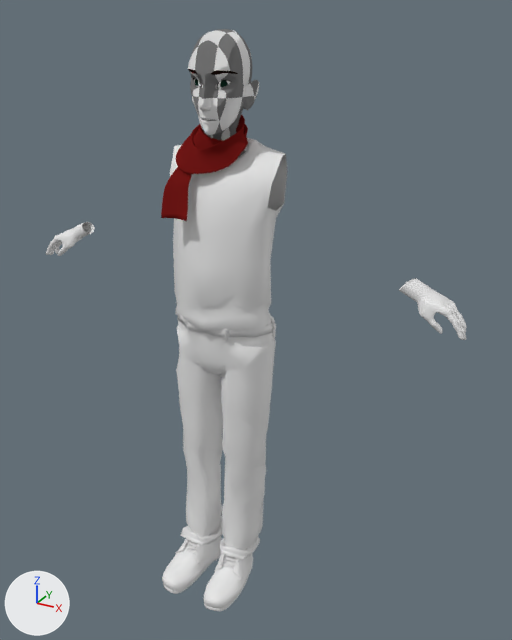
The Blender file LIB/Modeling/Personnages/JeanLuc/JeanLuc_SkinEnCours1.blend, before and after one commit.
Before and after are seen from a 50 mm camera at (1.092, -1.734, 1.87) aimed at (0.086, 0.094, 0.955). Every picture has the same lights, and +X, +Y and +Z are marked at lower left.
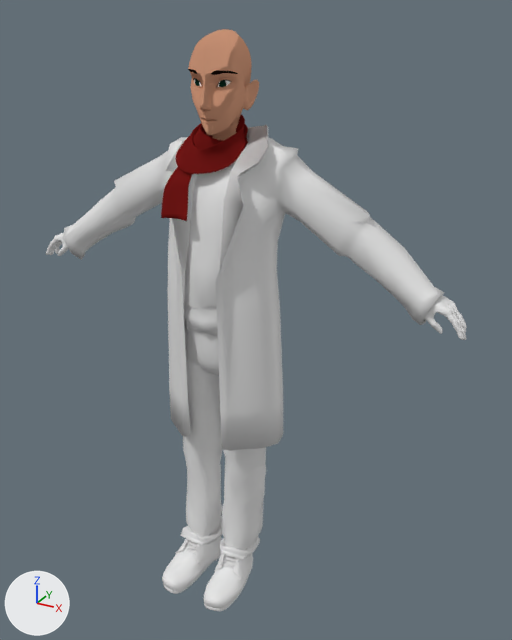
Boxes [x1, y1, x2, y2] around the edits, measured in the pictures (512 x 640 px):
'Torus.001', shown: after [63, 125, 444, 451]
'JeanLuc_Face', surface changed (grey to brown): [188, 29, 259, 158] in both
'Torus', unchanged, covered by the edit: before [170, 138, 288, 333]; after [184, 138, 249, 331]

What changed in the scene script:
```text
Change mat_lapeaudejeanluc:
    remove n2 = _N.new('ShaderNodeTexChecker'); n2.name = 'Checker Texture'
    add n3 = _N.new('ShaderNodeBrightContrast'); n3.name = 'Bright/Contrast'
    add n3.inputs[0].default_value = (0.65, 0.322, 0.2, 1.0)  # 'Color', beige #d39a7c
    where n1 = _N.new('ShaderNodeBsdfToon'); n1.name = 'Toon BSDF'
    remove _L.new(n2.outputs[0], n1.inputs[0])  # 'Color' to 'Color'
    add _L.new(n3.outputs[0], n1.inputs[0])  # 'Color' to 'Color'
Change ob_torus_001:
    remove ob_torus_001.hide_viewport = True
```
